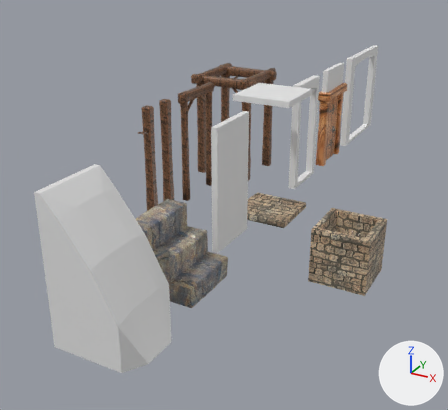
The COLLADA model Resources/Collada/Scenery/ModularDungeon/Assets.dae, before and after one commit.
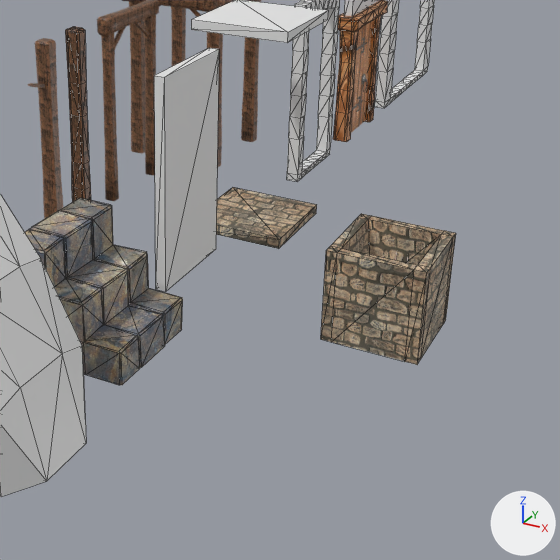
Each version is shown whole from a 50 mm camera at (8.45, -18.78, 9.07) aimed at (-1.83, -0.09, -0.28), then close up on the part from 27% to 100% of the width and 20% to 100% of the height. Arrows for +X, +Y and +Z are at lower right; the lights stay in place. The close-ups show mesh edges as thin lines. Where no turn or scale is listed for an object, it has been applied to the vertices. Vertices at the same position are counted once.

The first close-up shows 'Dn_Beam_1', 'Dn_Beam_2', 'Dn_Beam_3', 'Dn_Beam_4', 'Dn_Ceiling_1', 'Dn_Door_1_Frame', 'Dn_Door_2', 'Dn_Floor_1', 'Dn_Landslide_1', 'Dn_Stairs_1', 'Dn_Trap_1', 'Dn_Wall_1'.
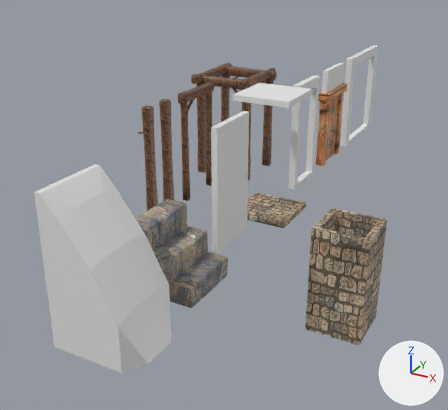
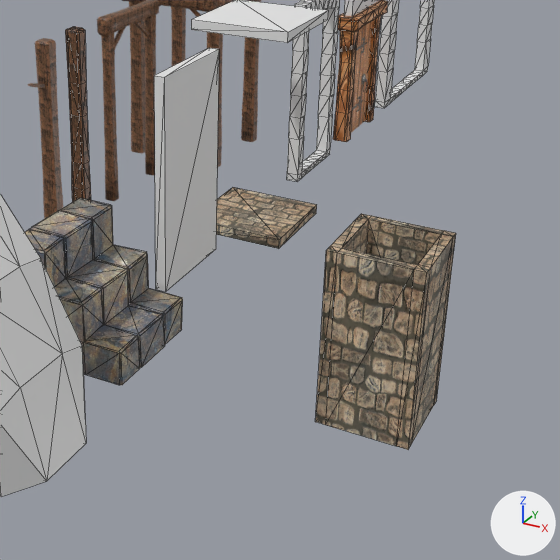
Edits to the bpy script that builds the scene:
```text
Change me_dn_trap_1:
    used by ob_dn_trap_1; location = (3.0, 0.0, 0.0)
    remove me_dn_trap_1.from_pydata(...)  # 36 vertices, 68 faces; spans x -1.0..1.0, y -1.0..1.0, z -2.0..0.0
    add me_dn_trap_1.from_pydata(...)  # 36 vertices, 68 faces; spans x -1.0..1.0, y -1.0..1.0, z -4.0..0.0
    me_dn_trap_1 part 1: the 1 vertex in x -0.53, y 0.55, z -1.52 is moved by (-0.14, 0.14, -2.0)
    me_dn_trap_1 part 2: all 16 vertices in x -1.0..1.0, y -1.0..1.0, z -2.0 are moved by (0.0, 0.0, -2.0)
    me_dn_trap_1 part 3: the 1 vertex in x 0.52, y 0.55, z -1.52 is moved by (0.14, 0.14, -2.0)
    me_dn_trap_1 part 4: 22 kept faces spanning x -1.0..1.0, y -1.0..1.0, z -3.52..0.0 get new texture (UV) coordinates
```

Changed parts and their boxes [x1, y1, x2, y2] in the close-ups (560 x 560 px; the box of a moved part takes in the faces that stretch with it):
'Dn_Trap_1', reshaped (56% taller): before [321, 214, 456, 365]; after [315, 214, 456, 450]
part 1 of me_dn_trap_1, moved or reshaped: before [342, 219, 441, 262]; after [342, 220, 368, 253]
part 2 of me_dn_trap_1, moved or reshaped: before [321, 234, 456, 365]; after [315, 234, 456, 450]
part 3 of me_dn_trap_1, moved or reshaped: before [408, 236, 440, 265]; after [366, 219, 441, 265]
part 4 of me_dn_trap_1, surface changed: [327, 214, 456, 273] in both
